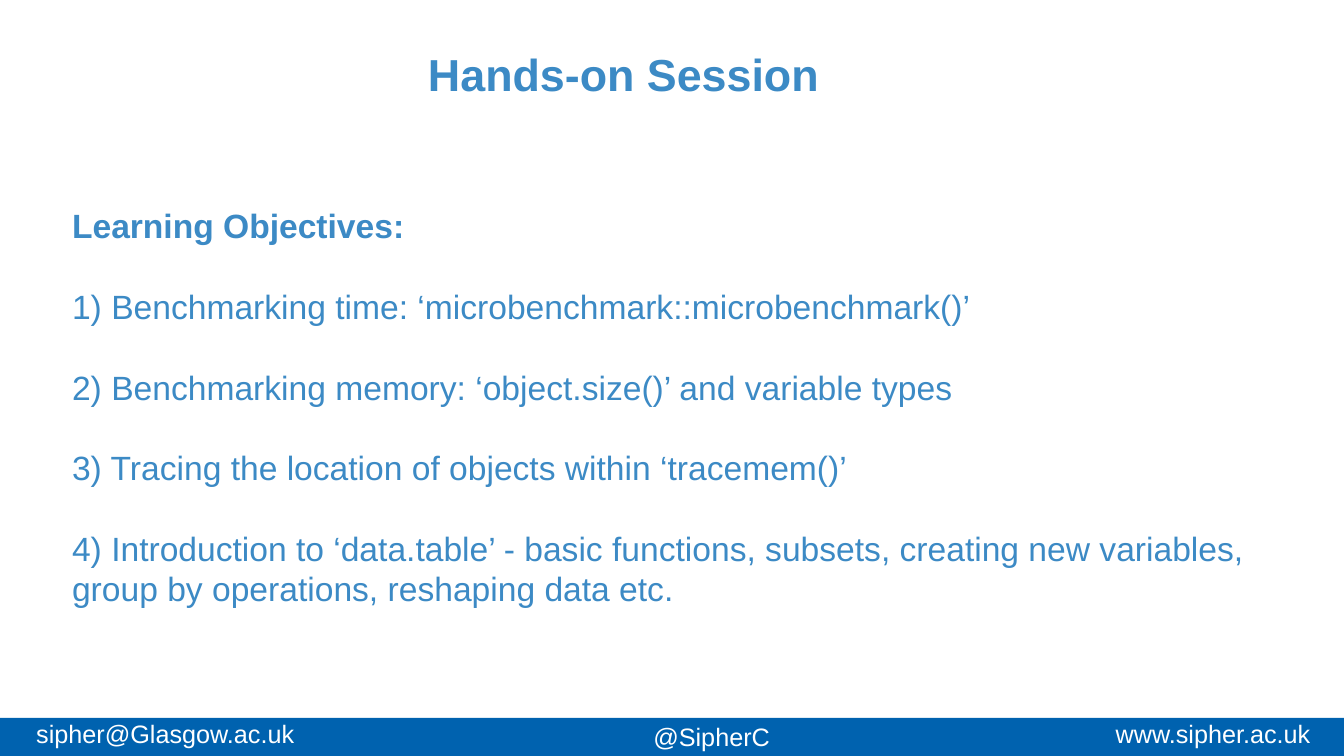
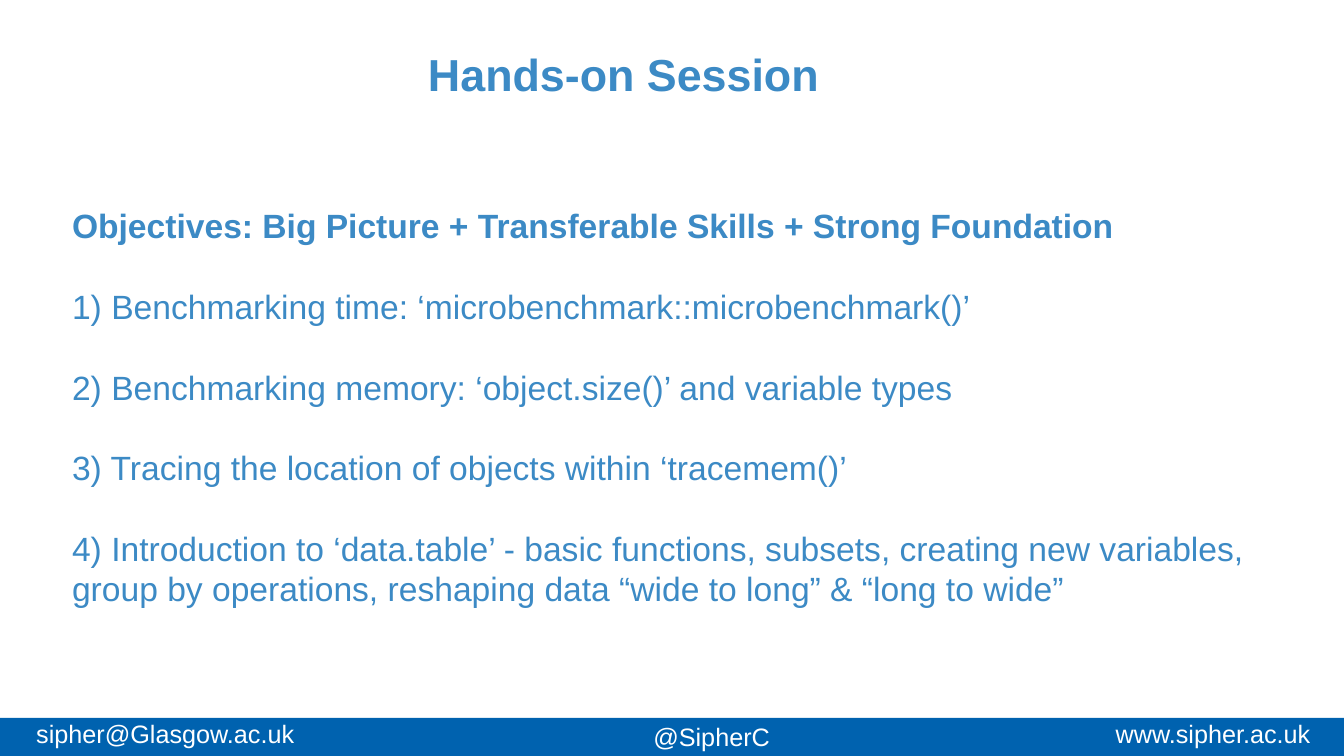
Before and after one commit to AndreasxHoehn/2024_RDS_DT, a slide deck: slide 15 of Slides/slides.pptx. Drawn at 1344x756 pixels with LibreOffice and Linux fonts; fonts in the diff are those of the drawing; background and template pictures are left out. Boxes give left, top, right and bottom in pixels: in the first picture for what was removed or moved away, otherwise in the second. Text is boxed around its words. In the diff, an @@ line names an element or a change of style, - is before the commit and + after.

Commit message:
last fixes
updated slides and code files, mainly typos

```diff
--- a/Slides/slides.pptx
+++ b/Slides/slides.pptx
@@ text at bbox=[72, 213, 1113, 245]: text changed @@
-Learning Objectives:
+Objectives: Big Picture + Transferable Skills + Strong Foundation
@@ text at bbox=[72, 536, 1243, 608]: text changed @@
-4) Introduction to ‘data.table’ - basic functions, subsets, creating new variables, group by operations, reshaping data etc.
+4) Introduction to ‘data.table’ - basic functions, subsets, creating new variables, group by operations, reshaping data “wide to long” & “long to wide”
```
Also in this commit, not shown: 7 other slides changed, 4 other files.
